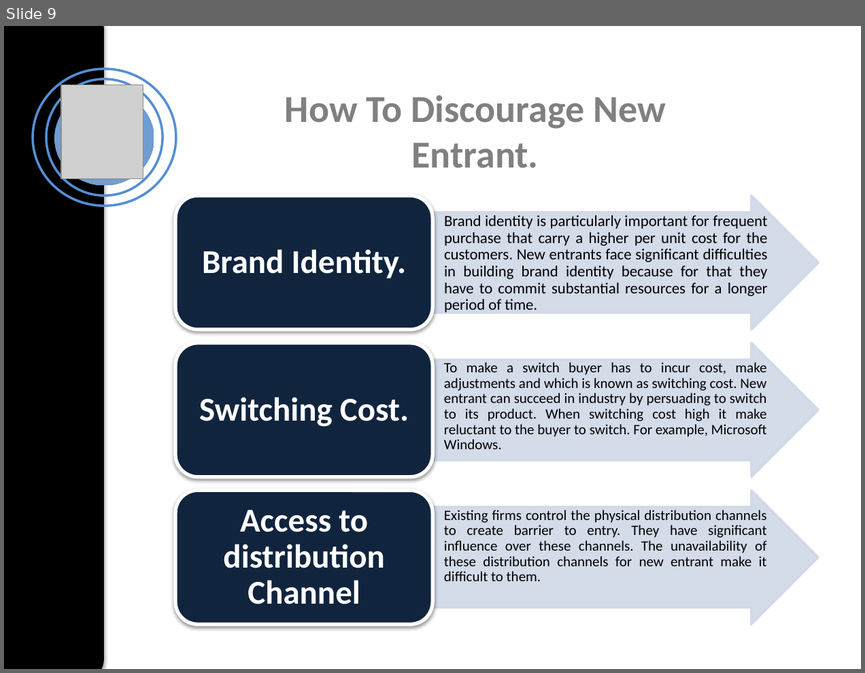
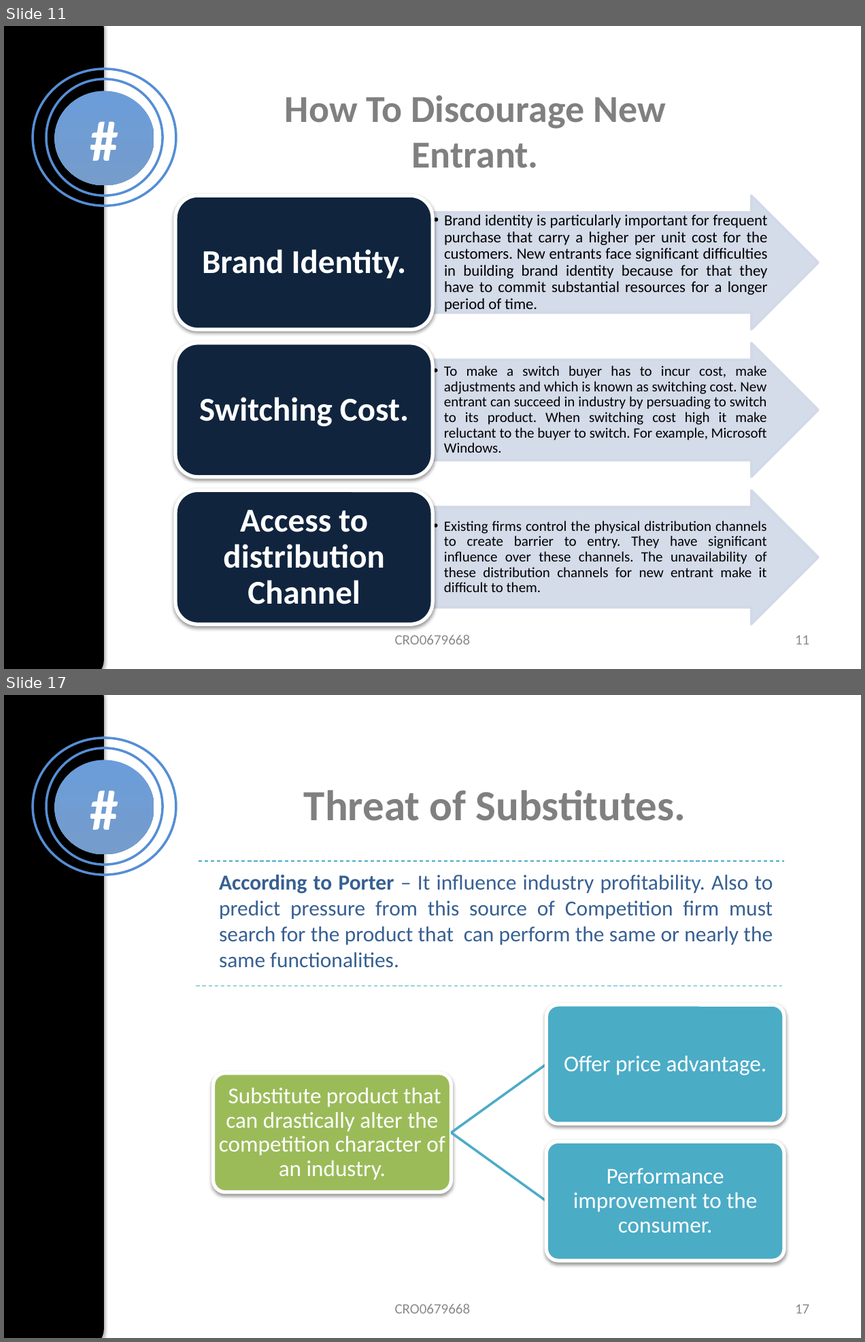
Before and after one commit to Akshaywebdev888/presentation, a slide deck: Five Forces of Competitive Ananlysis.pptx. Shown one above the other, each under a label of ours: slide 9 before the commit, slides 11 and 17 after it; the slides between them are not shown. The pictures are 865x673 and 865x1342 pixels, drawn with LibreOffice and Linux fonts; fonts in the diff are those of the drawing; grey boxes stand for pictures. Boxes give left, top, right and bottom in pixels: in the first picture for what was removed or moved away, otherwise in the second. Text is boxed around its words. In the diff, an @@ line names an element or a change of style, - is before the commit and + after.

```diff
--- a/Five Forces of Competitive Ananlysis.pptx
+++ b/Five Forces of Competitive Ananlysis.pptx
@@ slide 17 added at box(4, 695, 861, 1338), background #FFFFFF @@
@@ rounded rectangle added at box(4, 695, 103, 1338), fill #000000 @@
@@ ellipse added at box(33, 738, 175, 875), outline #558ED5 2 pt @@
@@ ellipse added at box(46, 748, 162, 864), outline #558ED5 2 pt @@
@@ ellipse added at box(54, 760, 154, 854), fill gradient #6B9DDA to #759CCB, 48 pt, text #FFFFFF, bold @@
+#
@@ text added at box(304, 790, 686, 821), 36 pt, text #808080, bold @@
+Threat of Substitutes.
@@ line added from (198, 861) to (785, 861), #4BACC6 0.75 pt dashed @@
@@ text added at box(219, 875, 773, 968), 18 pt, text #376092 @@
+According to Porter – It influence industry profitability. Also to predict pressure from this source of Competition firm must search for the product that can perform the same or nearly the same functionalities.
@@ line added from (196, 986) to (782, 986), #4BACC6 0.75 pt dashed @@
@@ group added at box(213, 1004, 785, 1261): 3 rounded rectangles, 3 texts, 2 freeform shapes @@
+Substitute product that can drastically alter the competition character of an industry.
+Offer price advantage.
+Performance improvement to the consumer.
@@ text added at box(395, 1304, 470, 1313), 12 pt, text #8C8C8C @@
+CRO0679668
@@ page number added at box(795, 1304, 809, 1313), 12 pt, text #8C8C8C @@
+17
@@ what was slide 9 is now slide 11 @@
@@ slide 11 changed as well @@
@@ picture removed at box(61, 85, 143, 180) @@
@@ text in ellipse at box(54, 91, 154, 185): text added @@
+#
@@ bullet none to ••; vertical alignment top to middle in 3 elements at box(444, 214, 768, 312), box(444, 365, 767, 452), box(444, 520, 767, 592) @@
@@ text added at box(395, 635, 470, 644), 12 pt, text #8C8C8C @@
+CRO0679668
@@ page number added at box(795, 635, 809, 644), 12 pt, text #8C8C8C @@
+11
```
Also in this commit, not shown: 9 other slides changed, 8 other slides added, 13 other files.
